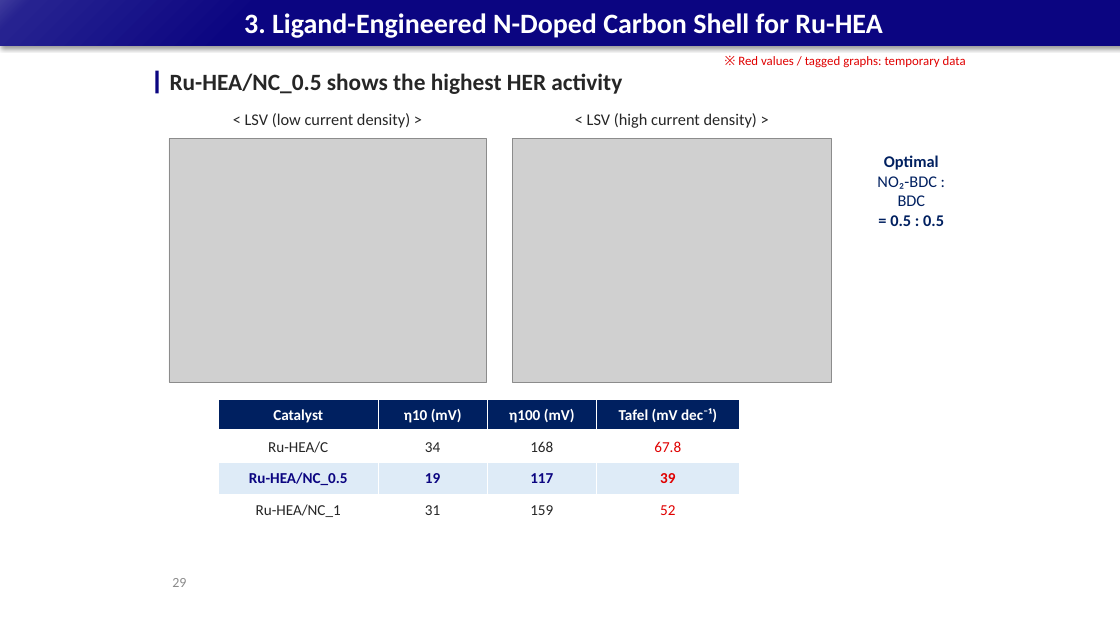
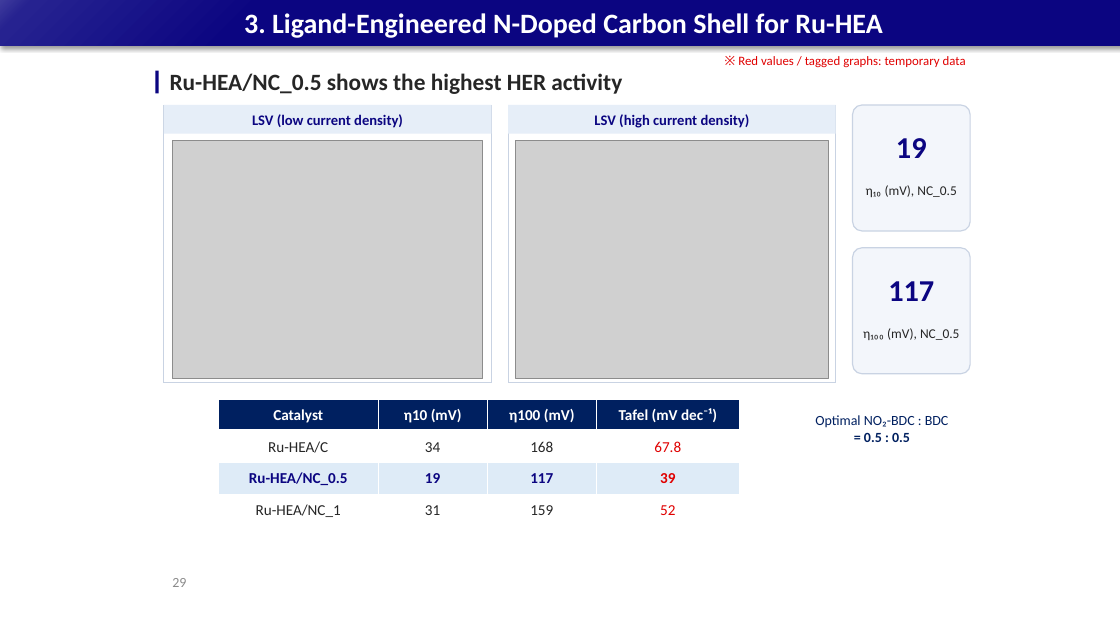
Before and after one commit to limsj0204/letter, a slide deck: slide 29 of 학위논문_디펜스_발표자료.pptx. Drawn at 1120x630 pixels with LibreOffice and Linux fonts; fonts in the diff are those of the drawing; grey boxes stand for pictures. Boxes give left, top, right and bottom in pixels: in the first picture for what was removed or moved away, otherwise in the second. Text is boxed around its words. In the diff, an @@ line names an element or a change of style, - is before the commit and + after.

```diff
--- a/학위논문_디펜스_발표자료.pptx
+++ b/학위논문_디펜스_발표자료.pptx
@@ rectangle "LSV (low current density)": place and size @@
-rectangle "LSV (low current density)" at (245,113,410,128)
+rectangle "LSV (low current density)" at (164,105,492,134)
@@ rectangle "LSV (low current density)" at (164,105,492,134): vertical alignment top to middle; fill none to #E6EEF8 @@
@@ rectangle added at (164,105,492,382), outline #C9D3E3 0.75 pt @@
@@ text in rectangle at (252,114,403,128): text changed; size 14 to 12.5 pt; text colour #262626 to #0B0581; bold on @@
-< LSV (low current density) >
+LSV (low current density)
@@ rectangle "LSV (high current density)": place and size @@
-rectangle "LSV (high current density)" at (587,113,757,128)
+rectangle "LSV (high current density)" at (508,105,836,134)
@@ rectangle "LSV (high current density)" at (508,105,836,134): vertical alignment top to middle; fill none to #E6EEF8 @@
@@ rectangle added at (508,105,836,382), outline #C9D3E3 0.75 pt @@
@@ text in rectangle at (594,114,750,128): text changed; size 14 to 12.5 pt; text colour #262626 to #0B0581; bold on @@
-< LSV (high current density) >
+LSV (high current density)
@@ rounded rectangle added at (853,105,970,231), fill #F3F6FB, outline #C9D3E3 1 pt @@
@@ picture: place and size @@
-picture at (513,139,832,382)
+picture at (516,140,828,379)
@@ text added at (896,138,927,158), 26 pt, text #0B0581, bold @@
+19
@@ text added at (866,185,957,197), 11.5 pt, text #262626 @@
+η₁₀ (mV), NC_0.5
@@ rounded rectangle added at (853,248,970,374), fill #F3F6FB, outline #C9D3E3 1 pt @@
@@ text added at (888,281,934,301), 26 pt, text #0B0581, bold @@
+117
@@ text added at (863,328,960,340), 11.5 pt, text #262626 @@
+η₁₀₀ (mV), NC_0.5
@@ text "Optimal NO₂-BDC : BDC": place and size @@
-text "Optimal NO₂-BDC : BDC" at (877,155,944,226)
+text "Optimal NO₂-BDC : BDC" at (815,415,949,442)
@@ text at (815,415,949,428): text changed; size 14 to 12 pt @@
-Optimal
-NO₂-BDC :
-BDC
+Optimal NO₂-BDC : BDC
@@ text at (864,433,910,442): size 14 to 12 pt in "= 0.5 : 0.5" @@
```
Also in this commit, not shown: 31 other slides changed.
